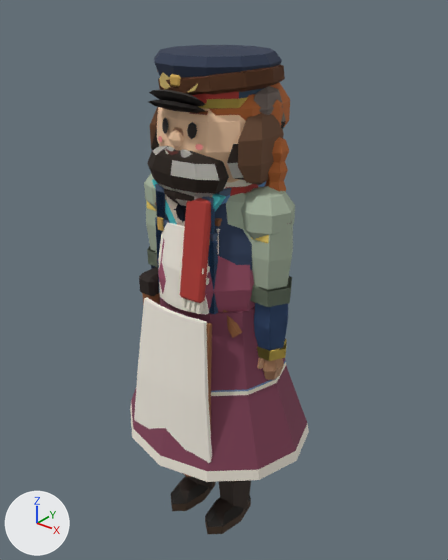
Before and after pictures for a commit that changed the glTF model games/la-petite-ligne/assets/modeles/personnages.glb.
Rendered twice from a camera (50 mm lens) standing at (1.216, -1.478, 1.952) and looking at (-0.006, 0.05, 1.005). The axes (+X, +Y, +Z) are drawn at lower left. The lights are the same throughout. The first picture is the older version.

Names of what the first picture shows: 'player_hair_bob', 'player_outfit_overalls', 'rail_crew_driver', 'rail_crew_stoker', 'villager_basile', 'villager_firmin', 'villager_firmin_scarf', 'villager_jeanne', 'villager_lucie', 'villager_odette' and 3 more.
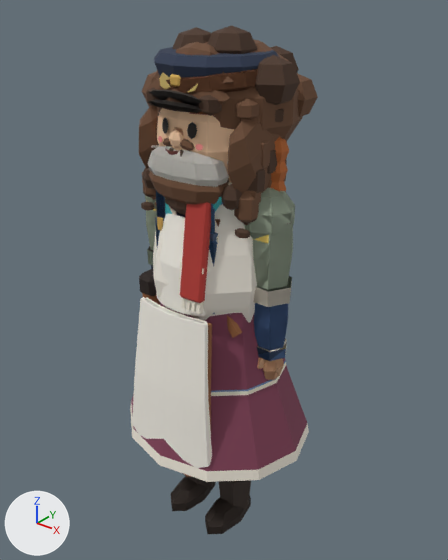
Boxes [x1, y1, x2, y2] around the edits, measured in the pictures (448 x 560 px):
'villager_achille', added
    after: [132, 127, 292, 534]
'player_hair_cloud', added (brown)
    after: [142, 25, 318, 142]
'player_hair_bob_long', added (brown)
    after: [139, 72, 275, 210]
'player_beard_full', added (brown)
    after: [148, 137, 228, 215]
'player_hair_long', added
    after: [142, 141, 271, 226]
'player_hair_crown', added (brown)
    after: [146, 87, 284, 122]
'player_hair_fringe', added (mostly hidden)
    after: [147, 77, 260, 123]
'player_hair_quiff', added
    after: [176, 42, 219, 55]
'player_hair_pigtails', added (mostly hidden)
    after: [141, 164, 269, 238]
'player_hair_wavy', added (mostly hidden)
    after: [155, 70, 287, 188]
'villager_solange', added (mostly hidden)
    after: [258, 339, 287, 355]
'player_hair_bob', unchanged, covered by the edit
    before: [150, 70, 284, 185]
    after: [157, 71, 283, 143]
'player_outfit_overalls', unchanged, covered by the edit
    before: [155, 184, 251, 534]
    after: [155, 191, 218, 314]

The change, as a diff of the scene's bpy script:
```diff
--- a/games/la-petite-ligne/assets/modeles/personnages.glb.py
+++ b/games/la-petite-ligne/assets/modeles/personnages.glb.py
@@ ob_villager_solange @@
+ob_villager_solange = bpy.data.objects.new('villager_solange', me_villager_solange)  # 1189 vertices, 2050 faces; spans x -0.31..0.31, y -0.27..0.27, z 0.0..1.76; in mat_lpl_characters (picture img_personnages)
+ob_villager_solange.location = (0.0, 0.0, 0.0)
@@ ob_villager_achille @@
+ob_villager_achille = bpy.data.objects.new('villager_achille', me_villager_achille)  # 1077 vertices, 1854 faces; spans x -0.3..0.3, y -0.3..0.21, z 0.0..1.73; in mat_lpl_characters (picture img_personnages)
+ob_villager_achille.location = (0.0, 0.0, 0.0)
@@ ob_player_hair_wavy @@
+ob_player_hair_wavy = bpy.data.objects.new('player_hair_wavy', me_player_hair_wavy)  # 196 vertices, 352 faces; spans x -0.222..0.222, y -0.143..0.223, z 1.365..1.74; in mat_lpl_characters (picture img_personnages)
+ob_player_hair_wavy.location = (0.0, 0.0, 0.0)
@@ ob_player_hair_quiff @@
+ob_player_hair_quiff = bpy.data.objects.new('player_hair_quiff', me_player_hair_quiff)  # 126 vertices, 236 faces; spans x -0.179..0.179, y -0.146..0.215, z 1.445..1.795; in mat_lpl_characters (picture img_personnages)
+ob_player_hair_quiff.location = (0.0, 0.0, 0.0)
@@ ob_player_hair_pigtails @@
+ob_player_hair_pigtails = bpy.data.objects.new('player_hair_pigtails', me_player_hair_pigtails)  # 240 vertices, 432 faces; spans x -0.22..0.22, y -0.135..0.215, z 1.264..1.735; in mat_lpl_characters (picture img_personnages)
+ob_player_hair_pigtails.location = (0.0, 0.0, 0.0)
@@ ob_player_hair_long @@
+ob_player_hair_long = bpy.data.objects.new('player_hair_long', me_player_hair_long)  # 222 vertices, 400 faces; spans x -0.222..0.222, y -0.143..0.26, z 1.08..1.735; in mat_lpl_characters (picture img_personnages)
+ob_player_hair_long.location = (0.0, 0.0, 0.0)
@@ ob_player_hair_fringe @@
+ob_player_hair_fringe = bpy.data.objects.new('player_hair_fringe', me_player_hair_fringe)  # 150 vertices, 280 faces; spans x -0.202..0.202, y -0.169..0.221, z 1.44..1.735; in mat_lpl_characters (picture img_personnages)
+ob_player_hair_fringe.location = (0.0, 0.0, 0.0)
@@ ob_player_hair_crown @@
+ob_player_hair_crown = bpy.data.objects.new('player_hair_crown', me_player_hair_crown)  # 242 vertices, 432 faces; spans x -0.233..0.233, y -0.2..0.24, z 1.475..1.735; in mat_lpl_characters (picture img_personnages)
+ob_player_hair_crown.location = (0.0, 0.0, 0.0)
@@ ob_player_hair_cloud @@
+ob_player_hair_cloud = bpy.data.objects.new('player_hair_cloud', me_player_hair_cloud)  # 234 vertices, 432 faces; spans x -0.263..0.263, y -0.15..0.309, z 1.425..1.835; in mat_lpl_characters (picture img_personnages)
+ob_player_hair_cloud.location = (0.0, 0.0, 0.0)
@@ ob_player_hair_bob_long @@
+ob_player_hair_bob_long = bpy.data.objects.new('player_hair_bob_long', me_player_hair_bob_long)  # 204 vertices, 380 faces; spans x -0.217..0.217, y -0.16..0.223, z 1.345..1.744; in mat_lpl_characters (picture img_personnages)
+ob_player_hair_bob_long.location = (0.0, 0.0, 0.0)
@@ ob_player_beard_full @@
+ob_player_beard_full = bpy.data.objects.new('player_beard_full', me_player_beard_full)  # 166 vertices, 308 faces; spans x -0.185..0.185, y -0.207..0.05, z 1.3..1.555; in mat_lpl_characters (picture img_personnages)
+ob_player_beard_full.location = (0.0, 0.0, 0.0)
```
